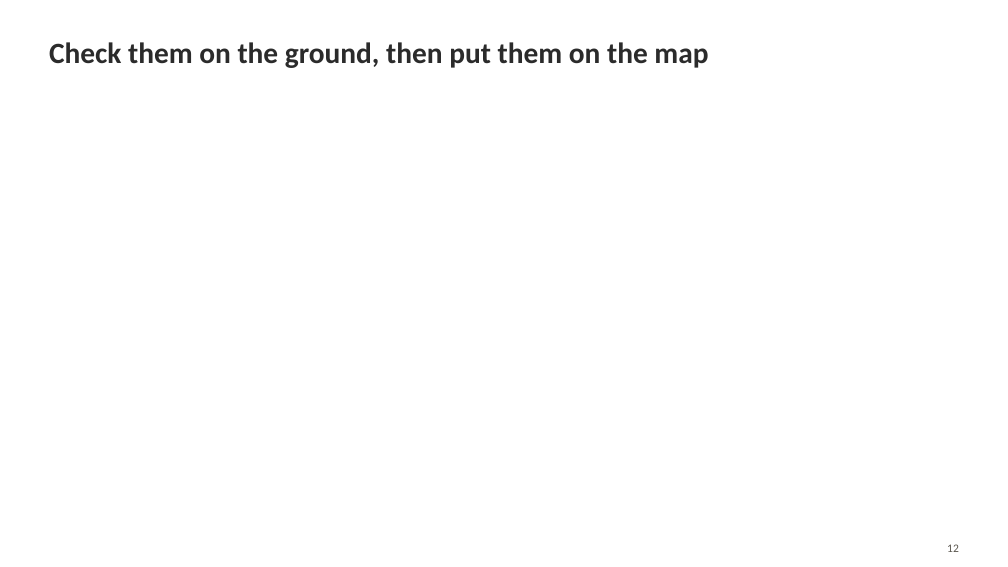
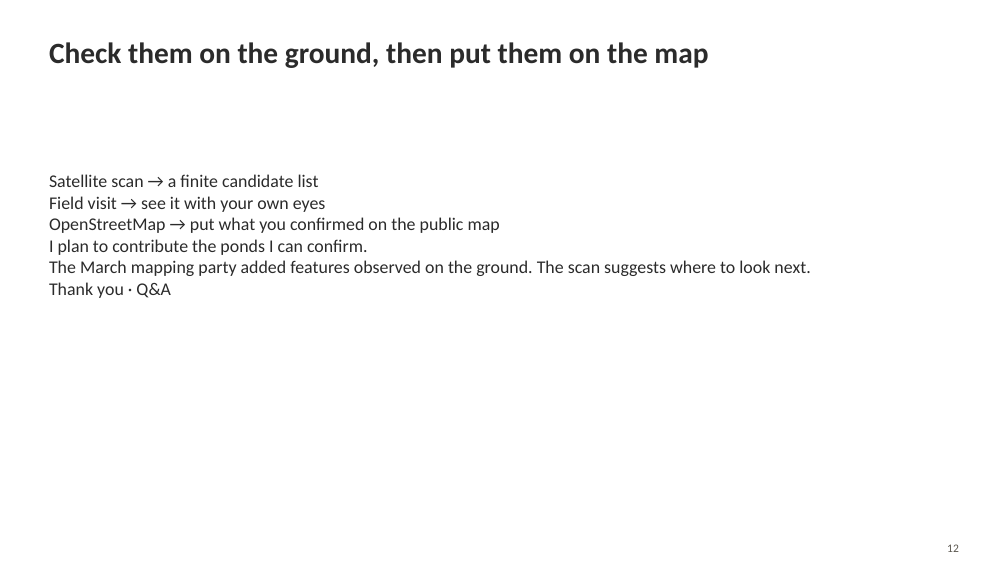
Before and after one commit to mopinfish/geo-laboratory, a slide deck: slide 12 of docs/presentations/exp002_kitagi_foss4g2026_presentation.pptx. Drawn at 1008x567 pixels with LibreOffice and Linux fonts; fonts in the diff are those of the drawing. Boxes give left, top, right and bottom in pixels: in the first picture for what was removed or moved away, otherwise in the second. Text is boxed around its words. In the diff, an @@ line names an element or a change of style, - is before the commit and + after.

```diff
--- a/docs/presentations/exp002_kitagi_foss4g2026_presentation.pptx
+++ b/docs/presentations/exp002_kitagi_foss4g2026_presentation.pptx
@@ text added at <box>49,174,810,298</box>, 17 pt, text #2B2B2B @@
+Satellite scan → a finite candidate list
+Field visit → see it with your own eyes
+OpenStreetMap → put what you confirmed on the public map
+I plan to contribute the ponds I can confirm.
+The March mapping party added features observed on the ground. The scan suggests where to look next.
+Thank you · Q&A
```
Also in this commit, not shown: 11 other slides changed, 2 other files.
